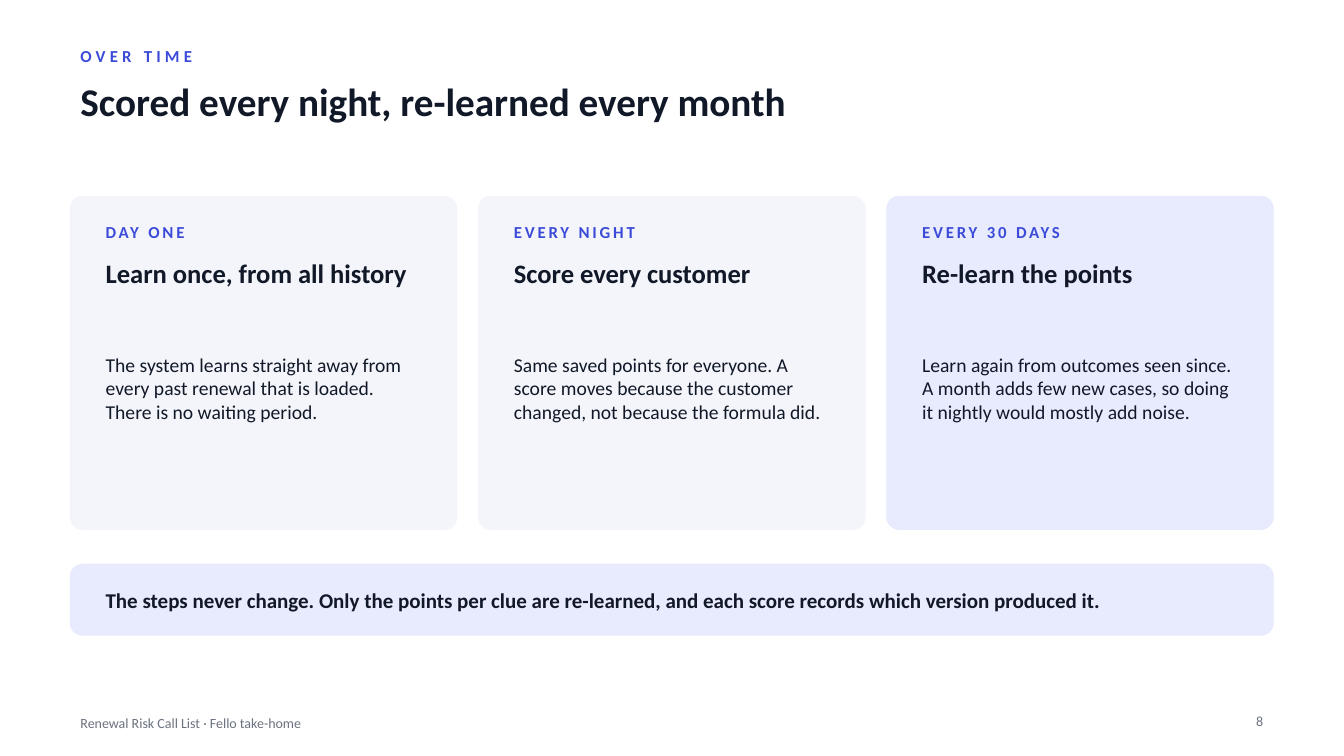
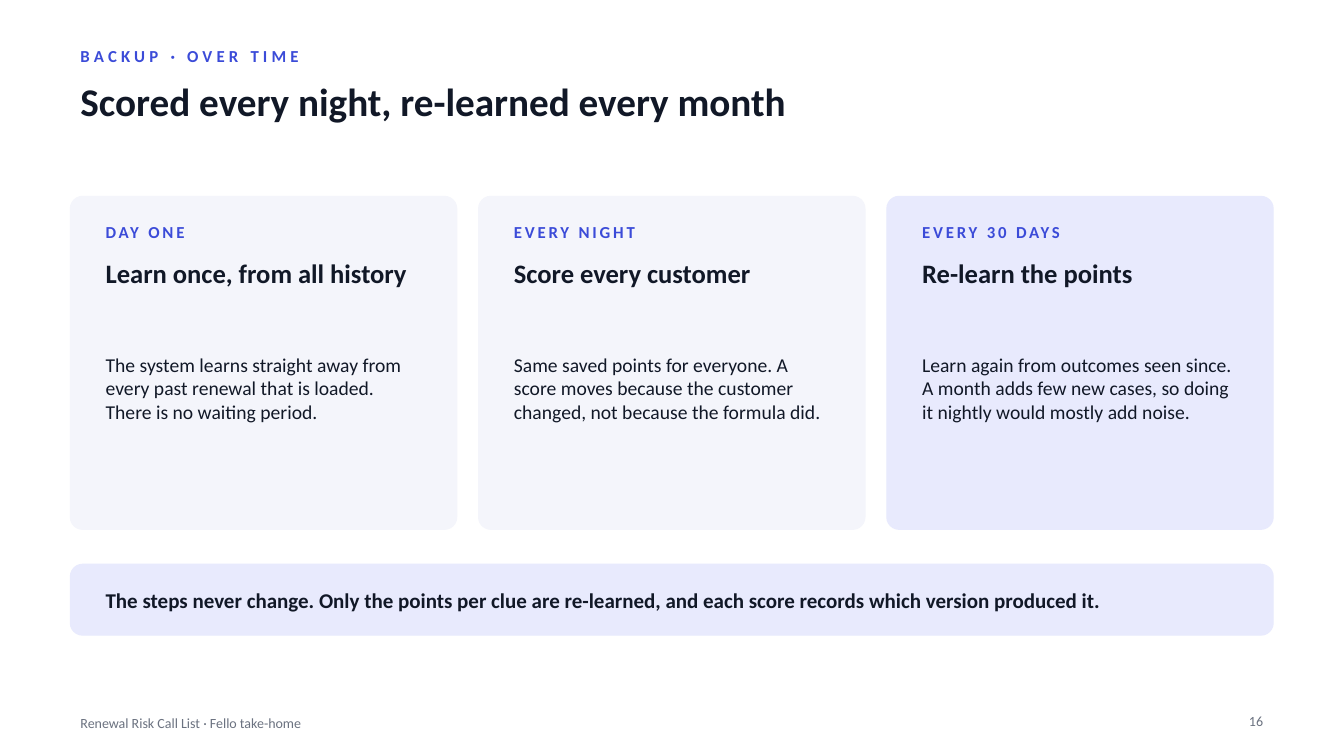
Before and after one commit to udhayakumaran/fello-renewal-risk, a slide deck: slide 16 of docs/renewal-risk-deck.pptx (slide 8 before the commit). Drawn at 1344x756 pixels with LibreOffice and Linux fonts; fonts in the diff are those of the drawing. Boxes give left, top, right and bottom in pixels: in the first picture for what was removed or moved away, otherwise in the second. Text is boxed around its words. In the diff, an @@ line names an element or a change of style, - is before the commit and + after.

```diff
--- a/docs/renewal-risk-deck.pptx
+++ b/docs/renewal-risk-deck.pptx
@@ text at [80,51,299,62]: text changed @@
-OVER TIME
+BACKUP · OVER TIME
@@ page number at [1249,716,1263,726]: text changed @@
-8
+16
```
Also in this commit, not shown: 7 other slides changed, 10 slides added, 4 slides removed, 6 other files.
